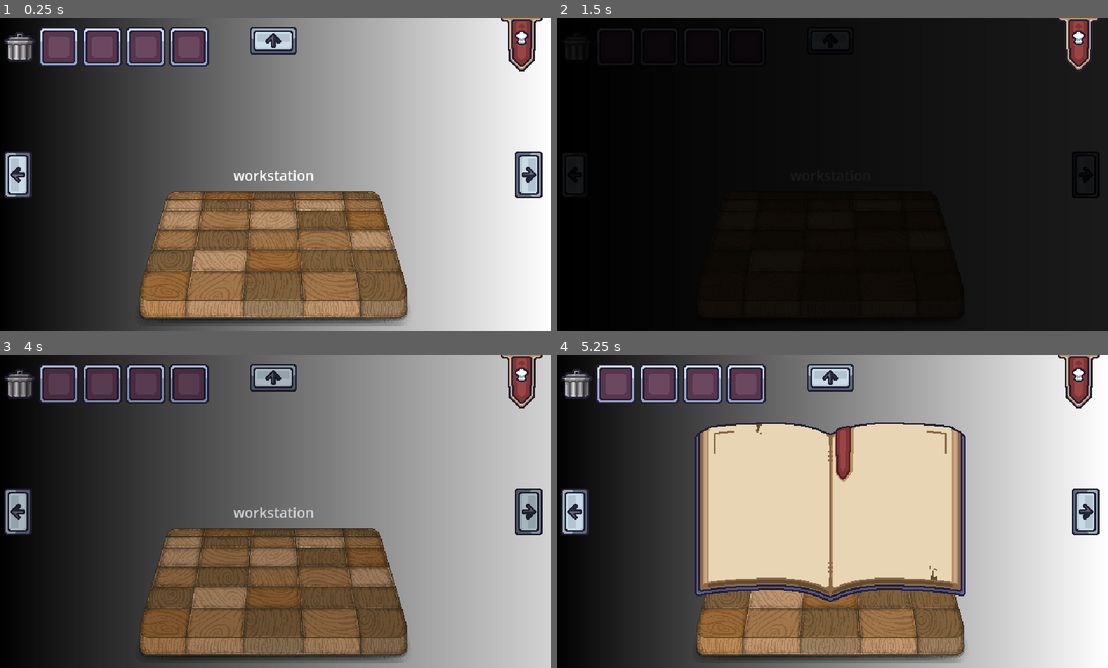
Above: before the commit, frames 1-4 (two rows, left to right).
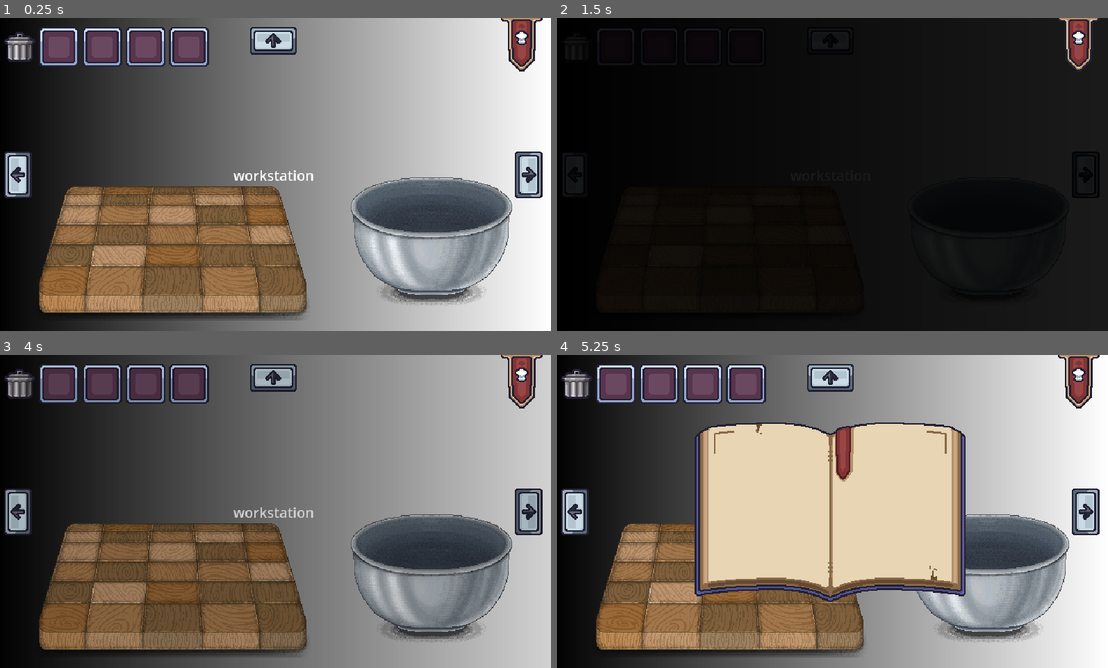
Above: after the commit, the same moments.

Repository: takanazwa5/BayoJajoJam
Game: Godot game, scene res://main.tscn
Two runs of this game, one before a commit and one after it. Both use one fixed random seed, a clock stepped at 60 frames per second and the inputs below.
Inputs (mouse positions are in pixels of both pictures, inside the frame that each line leads up to; where the layout moved, square brackets give the same spot in the first picture):
- Up to frame 1 (0.25 s): no input
- Up to frame 2 (1.5 s): click (727, 252) [832, 259] at 0.5 s; click (584, 174) at 1.25 s
- Up to frame 3 (4 s): click (528, 511) at 2 s; click (275, 376) at 2.75 s; click (275, 646) at 3.5 s
- Up to frame 4 (5.25 s): click (1080, 380) at 4.25 s; click (727, 589) [832, 596] at 5 s

The runs differ from the first frame. In frame 1, 30% of the frame differs, in the area x 7-93%, y 50-99%; in frame 2, less than 0.1%; in frame 3, 28%; in frame 4, 21%.

Commit message:
miska

Diff:
--- a/items/item_data.gd
+++ b/items/item_data.gd
@@ -1,6 +1,16 @@
 class_name ItemData extends Resource
 
 
+enum Type {
+	JAJO,
+	CUKIER,
+	BROKUL,
+	MISC,
+	READY,
+}
+
+
+@export var type: Type = Type.MISC
 @export var sprite: Texture2D
 @export var icon: Texture2D
 @export var can_be_cut: bool = false
--- a/items/item_data/brokul.tres
+++ b/items/item_data/brokul.tres
@@ -7,6 +7,7 @@
 
 [resource]
 script = ExtResource("3_l20p7")
+type = 3
 sprite = ExtResource("4_pkdub")
 icon = ExtResource("1_74cbg")
 can_be_cut = true
--- a/items/item_data/brokul_pokrojony.tres
+++ b/items/item_data/brokul_pokrojony.tres
@@ -6,6 +6,7 @@
 
 [resource]
 script = ExtResource("1_6wtqn")
+type = 2
 sprite = ExtResource("3_ensmn")
 icon = ExtResource("1_kqqy1")
 can_be_cut = false
--- a/items/item_data/cukier.tres
+++ b/items/item_data/cukier.tres
@@ -6,6 +6,7 @@
 
 [resource]
 script = ExtResource("2_jj0tn")
+type = 1
 sprite = ExtResource("3_2dn28")
 icon = ExtResource("1_7q7in")
 can_be_cut = false
--- /dev/null
+++ b/items/item_data/fujka.tres
@@ -0,0 +1,11 @@
+[gd_resource type="Resource" script_class="ItemData" load_steps=3 format=3 uid="uid://wu6lfxhyx6ck"]
+
+[ext_resource type="Script" uid="uid://crueomtp7trxi" path="res://items/item_data.gd" id="1_27ct0"]
+[ext_resource type="Texture2D" uid="uid://nxr1wqo2xgum" path="res://items/assets/fujkaEQ.png" id="1_x7wbx"]
+
+[resource]
+script = ExtResource("1_27ct0")
+type = 4
+icon = ExtResource("1_x7wbx")
+can_be_cut = false
+metadata/_custom_type_script = "uid://crueomtp7trxi"
--- a/items/item_data/jajo.tres
+++ b/items/item_data/jajo.tres
@@ -6,6 +6,7 @@
 
 [resource]
 script = ExtResource("2_12t6j")
+type = 0
 sprite = ExtResource("3_pqgbp")
 icon = ExtResource("1_44tkm")
 can_be_cut = false
--- /dev/null
+++ b/items/item_data/jajuwa.tres
@@ -0,0 +1,11 @@
+[gd_resource type="Resource" script_class="ItemData" load_steps=3 format=3 uid="uid://bnov7tain11n7"]
+
+[ext_resource type="Script" uid="uid://crueomtp7trxi" path="res://items/item_data.gd" id="1_l2kmi"]
+[ext_resource type="Texture2D" uid="uid://0p52ptjkbsqw" path="res://items/assets/jajuwaEQ.png" id="1_qk4gq"]
+
+[resource]
+script = ExtResource("1_l2kmi")
+type = 4
+icon = ExtResource("1_qk4gq")
+can_be_cut = false
+metadata/_custom_type_script = "uid://crueomtp7trxi"
--- /dev/null
+++ b/items/item_data/kogel.tres
@@ -0,0 +1,11 @@
+[gd_resource type="Resource" script_class="ItemData" load_steps=3 format=3 uid="uid://bbtuoga42htye"]
+
+[ext_resource type="Script" uid="uid://crueomtp7trxi" path="res://items/item_data.gd" id="1_hr5ki"]
+[ext_resource type="Texture2D" uid="uid://dffg58eoyeex4" path="res://items/assets/kogelmogelEQ.png" id="1_joju8"]
+
+[resource]
+script = ExtResource("1_hr5ki")
+type = 4
+icon = ExtResource("1_joju8")
+can_be_cut = false
+metadata/_custom_type_script = "uid://crueomtp7trxi"
--- /dev/null
+++ b/items/item_data/namiekko.tres
@@ -0,0 +1,11 @@
+[gd_resource type="Resource" script_class="ItemData" load_steps=3 format=3 uid="uid://bcak7iqi8wfaq"]
+
+[ext_resource type="Script" uid="uid://crueomtp7trxi" path="res://items/item_data.gd" id="1_8pl1g"]
+[ext_resource type="Texture2D" uid="uid://bag4xnc468y0i" path="res://items/assets/namiekkoEQ.png" id="1_agpg8"]
+
+[resource]
+script = ExtResource("1_8pl1g")
+type = 4
+icon = ExtResource("1_agpg8")
+can_be_cut = false
+metadata/_custom_type_script = "uid://crueomtp7trxi"
--- /dev/null
+++ b/items/item_data/omlet.tres
@@ -0,0 +1,11 @@
+[gd_resource type="Resource" script_class="ItemData" load_steps=3 format=3 uid="uid://d2aogmwvbrqhm"]
+
+[ext_resource type="Script" uid="uid://crueomtp7trxi" path="res://items/item_data.gd" id="1_fsj2i"]
+[ext_resource type="Texture2D" uid="uid://7rrd0ch13iq4" path="res://items/assets/omletEQ.png" id="1_ywnjp"]
+
+[resource]
+script = ExtResource("1_fsj2i")
+type = 4
+icon = ExtResource("1_ywnjp")
+can_be_cut = false
+metadata/_custom_type_script = "uid://crueomtp7trxi"
--- /dev/null
+++ b/items/item_data/sadzone.tres
@@ -0,0 +1,11 @@
+[gd_resource type="Resource" script_class="ItemData" load_steps=3 format=3 uid="uid://bjslote6cn7x7"]
+
+[ext_resource type="Script" uid="uid://crueomtp7trxi" path="res://items/item_data.gd" id="1_gdgq2"]
+[ext_resource type="Texture2D" uid="uid://befusfmjgx1pd" path="res://items/assets/sadzoneEQ.png" id="1_t40x6"]
+
+[resource]
+script = ExtResource("1_gdgq2")
+type = 4
+icon = ExtResource("1_t40x6")
+can_be_cut = false
+metadata/_custom_type_script = "uid://crueomtp7trxi"
--- /dev/null
+++ b/items/item_data/shakshuka.tres
@@ -0,0 +1,11 @@
+[gd_resource type="Resource" script_class="ItemData" load_steps=3 format=3 uid="uid://dmobuqrx2l26q"]
+
+[ext_resource type="Script" uid="uid://crueomtp7trxi" path="res://items/item_data.gd" id="1_ck3mu"]
+[ext_resource type="Texture2D" uid="uid://dweme08tq4na3" path="res://items/assets/shakshukaEQ.png" id="1_xminw"]
+
+[resource]
+script = ExtResource("1_ck3mu")
+type = 4
+icon = ExtResource("1_xminw")
+can_be_cut = false
+metadata/_custom_type_script = "uid://crueomtp7trxi"
--- /dev/null
+++ b/miska/bowl.gd
@@ -0,0 +1,184 @@
+class_name Bowl extends TextureRect
+
+
+enum State {EMPTY, UNFINISHED, FUCKEDUP, FINISHED, MIXING_REQUIRED}
+enum Output {OMLET, KOGEL}
+
+
+const MISKA: Texture2D = preload("uid://dug8j58tsqalh")
+const MISKA_FUJKA: Texture2D = preload("uid://bf2dq7ypc0klm")
+const MISKA_UNFINISHED: Texture2D = preload("uid://b154k02fuvy6c")
+const MISKA_KOGEL: Texture2D = preload("uid://dvayr3ss2sv73")
+const MISKA_OMLET: Texture2D = preload("uid://cjmteni0v0ovt")
+
+
+var contents: Dictionary[String, int] = {
+	"eggs": 0,
+	"sugar": 0,
+	"broccoli": 0,
+	"misc": 0,
+}
+
+var state: State = State.EMPTY:
+
+	set(value):
+
+		state = value
+		match state:
+
+			State.FUCKEDUP:
+
+				output = load("uid://wu6lfxhyx6ck")
+				texture = MISKA_FUJKA
+
+			State.MIXING_REQUIRED:
+
+				mix_button.show()
+
+			State.UNFINISHED:
+
+				texture = MISKA_UNFINISHED
+
+			State.EMPTY:
+
+				texture = MISKA
+				contents["eggs"] = 0
+				contents["sugar"] = 0
+				contents["broccoli"] = 0
+				contents["misc"] = 0
+
+			State.FINISHED:
+
+				if output.get_meta(&"what") == Output.OMLET:
+
+					texture = MISKA_OMLET
+
+				elif output.get_meta(&"what") == Output.KOGEL:
+
+					texture = MISKA_KOGEL
+
+var output: ItemData
+
+
+@onready var mix_button: Button = %MixButton
+
+
+func _ready() -> void:
+
+	mix_button.pressed.connect(_on_mix_button_pressed)
+
+
+func _can_drop_data(_at_position: Vector2, data: Variant) -> bool:
+
+	if data is ItemData:
+
+		if data.type == ItemData.Type.READY \
+		or state in [State.FUCKEDUP, State.FINISHED, State.MIXING_REQUIRED]:
+
+			return false
+
+		return true
+
+	return false
+
+
+func _drop_data(_at_position: Vector2, data: Variant) -> void:
+
+	match data.type:
+
+		ItemData.Type.JAJO:
+
+			contents["eggs"] += 1
+
+		ItemData.Type.CUKIER:
+
+			contents["sugar"] += 1
+
+		ItemData.Type.BROKUL:
+
+			contents["broccoli"] += 1
+
+		_:
+
+			contents["misc"] += 1
+
+	if contents["eggs"] > 2 \
+	or contents["sugar"] > 1 \
+	or contents["broccoli"] > 1 \
+	or contents["misc"] > 0 \
+	or (contents["sugar"] > 0 and contents["broccoli"] > 0) \
+	or (contents["sugar"] > 0 and contents["broccoli"] > 0 and contents["eggs"] > 0):
+
+		state = State.FUCKEDUP
+
+	elif contents["eggs"] == 1 and contents["sugar"] == 1:
+
+		state = State.MIXING_REQUIRED
+
+	elif contents["eggs"] == 2 and contents["broccoli"] == 1:
+
+		state = State.MIXING_REQUIRED
+
+	else:
+
+		state = State.UNFINISHED
+
+
+func _get_drag_data(_at_position: Vector2) -> Variant:
+
+	if state in [State.EMPTY, State.UNFINISHED, State.MIXING_REQUIRED]: return
+	Input.mouse_mode = Input.MOUSE_MODE_HIDDEN
+	var preview_texture: TextureRect = TextureRect.new()
+	preview_texture.texture = output.icon
+	preview_texture.expand_mode = TextureRect.EXPAND_IGNORE_SIZE
+	preview_texture.size = output.icon.get_size()
+	preview_texture.position = preview_texture.size * -0.5
+	var preview: Control = Control.new()
+	preview.add_child(preview_texture)
+	preview.z_index = 99
+	set_drag_preview(preview)
+	texture = MISKA
+	return output
+
+
+func _notification(what: int) -> void:
+
+	if what == NOTIFICATION_DRAG_END:
+
+		if not is_drag_successful():
+
+			match state:
+
+				State.FUCKEDUP:
+
+					texture = MISKA_FUJKA
+
+				State.FINISHED:
+
+					if output.get_meta(&"what") == Output.OMLET:
+
+						texture = MISKA_OMLET
+
+					elif output.get_meta(&"what") == Output.KOGEL:
+
+						texture = MISKA_KOGEL
+
+		elif texture == MISKA:
+
+			state = State.EMPTY
+
+
+func _on_mix_button_pressed() -> void:
+
+	mix_button.hide()
+	if contents["eggs"] == 1 and contents["sugar"] == 1:
+
+		output = load("uid://bbtuoga42htye")
+		output.set_meta(&"what", Output.KOGEL)
+
+	elif contents["eggs"] == 2 and contents["broccoli"] == 1:
+
+		output = load("uid://d2aogmwvbrqhm")
+		output.set_meta(&"what", Output.OMLET)
+
+	state = State.FINISHED
--- /dev/null
+++ b/miska/bowl.tscn
@@ -0,0 +1,26 @@
+[gd_scene load_steps=3 format=3 uid="uid://igstmgi4psu"]
+
+[ext_resource type="Texture2D" uid="uid://dug8j58tsqalh" path="res://miska/assets/Miska.png" id="1_n27n6"]
+[ext_resource type="Script" uid="uid://c7687qia5urf1" path="res://miska/bowl.gd" id="2_wrfo6"]
+
+[node name="Bowl" type="TextureRect"]
+texture = ExtResource("1_n27n6")
+stretch_mode = 2
+script = ExtResource("2_wrfo6")
+
+[node name="MixButton" type="Button" parent="."]
+unique_name_in_owner = true
+visible = false
+layout_mode = 1
+anchors_preset = 8
+anchor_left = 0.5
+anchor_top = 0.5
+anchor_right = 0.5
+anchor_bottom = 0.5
+offset_left = -19.0
+offset_top = 7.0
+offset_right = 19.0
+offset_bottom = 38.0
+grow_horizontal = 2
+grow_vertical = 2
+text = "MIX"
--- a/project.godot
+++ b/project.godot
@@ -32,7 +32,6 @@
 window/size/window_width_override=1280
 window/size/window_height_override=720
 window/stretch/mode="viewport"
-window/stretch/aspect="expand"
 
 [rendering]
 
--- a/views/workstation/workstation.tscn
+++ b/views/workstation/workstation.tscn
@@ -1,6 +1,7 @@
-[gd_scene load_steps=4 format=3 uid="uid://r4ucx3ggx272"]
+[gd_scene load_steps=5 format=3 uid="uid://r4ucx3ggx272"]
 
 [ext_resource type="PackedScene" uid="uid://ckt18pc2pxtlo" path="res://deska/cutting_board.tscn" id="1_0jq2i"]
+[ext_resource type="PackedScene" uid="uid://igstmgi4psu" path="res://miska/bowl.tscn" id="2_4tu5v"]
 
 [sub_resource type="Gradient" id="Gradient_cba3g"]
 
@@ -43,14 +44,25 @@
 
 [node name="CuttingBoard" parent="." instance=ExtResource("1_0jq2i")]
 layout_mode = 1
-anchors_preset = 7
-anchor_left = 0.5
+anchors_preset = 2
 anchor_top = 1.0
-anchor_right = 0.5
 anchor_bottom = 1.0
-offset_left = -159.0
-offset_top = -161.0
-offset_right = 159.0
-offset_bottom = -6.0
-grow_horizontal = 2
+offset_left = 45.0
+offset_top = -167.0
+offset_right = 363.0
+offset_bottom = -12.0
 grow_vertical = 0
+
+[node name="Bowl" parent="." instance=ExtResource("2_4tu5v")]
+layout_mode = 1
+anchors_preset = 3
+anchor_left = 1.0
+anchor_top = 1.0
+anchor_right = 1.0
+anchor_bottom = 1.0
+offset_left = -231.0
+offset_top = -177.0
+offset_right = -45.0
+offset_bottom = -29.0
+grow_horizontal = 0
+grow_vertical = 0
Binary file added: items/assets/fujkaEQ.png
Not shown, added: items/assets/fujkaEQ.png.import
Binary file added: items/assets/jajuwaEQ.png
Not shown, added: items/assets/jajuwaEQ.png.import
Binary file added: items/assets/kogelmogelEQ.png
Not shown, added: items/assets/kogelmogelEQ.png.import
Binary file added: items/assets/namiekkoEQ.png
Not shown, added: items/assets/namiekkoEQ.png.import
Binary file added: items/assets/omletEQ.png
Not shown, added: items/assets/omletEQ.png.import
Binary file added: items/assets/sadzoneEQ.png
Not shown, added: items/assets/sadzoneEQ.png.import
(and 17 more such lines)
